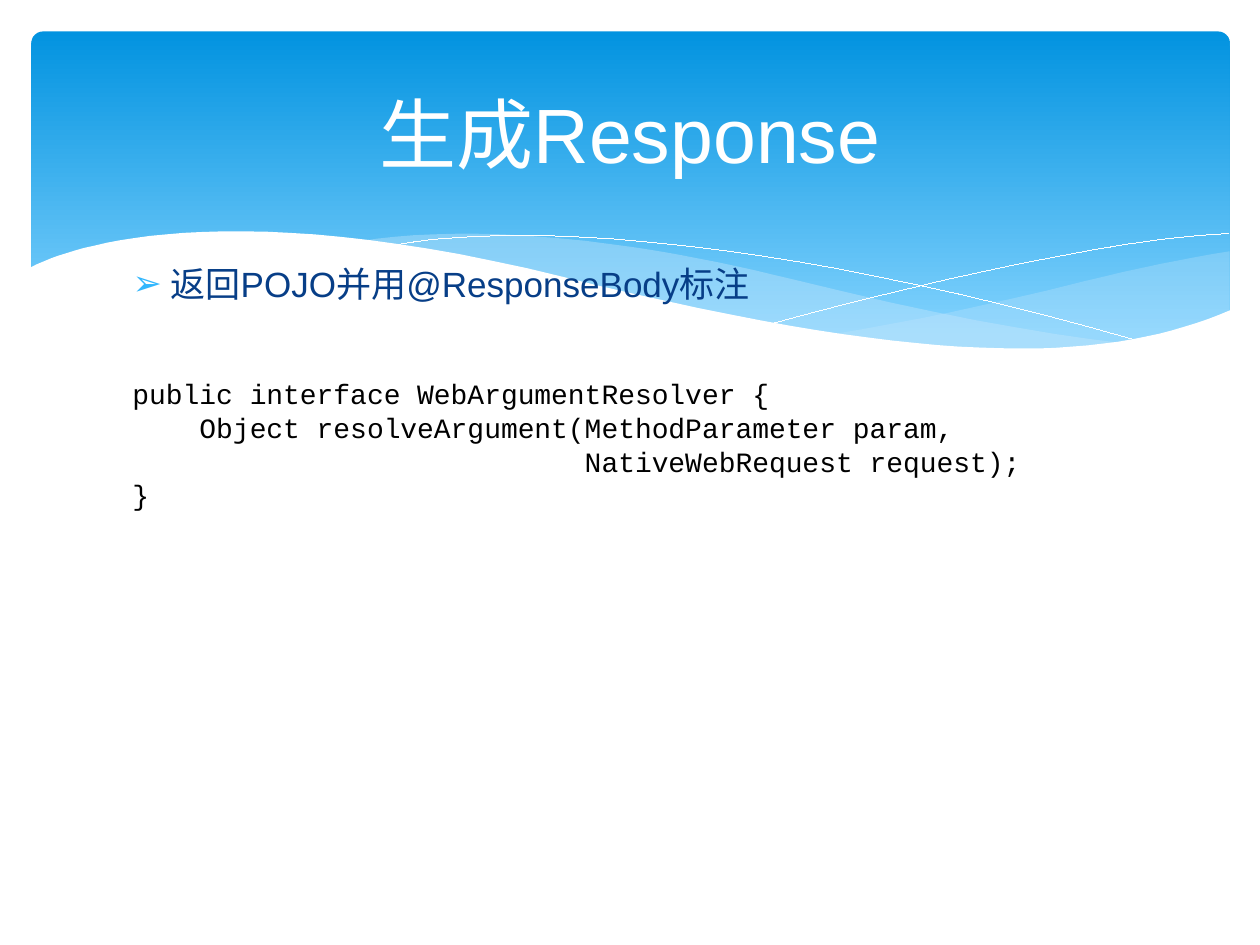
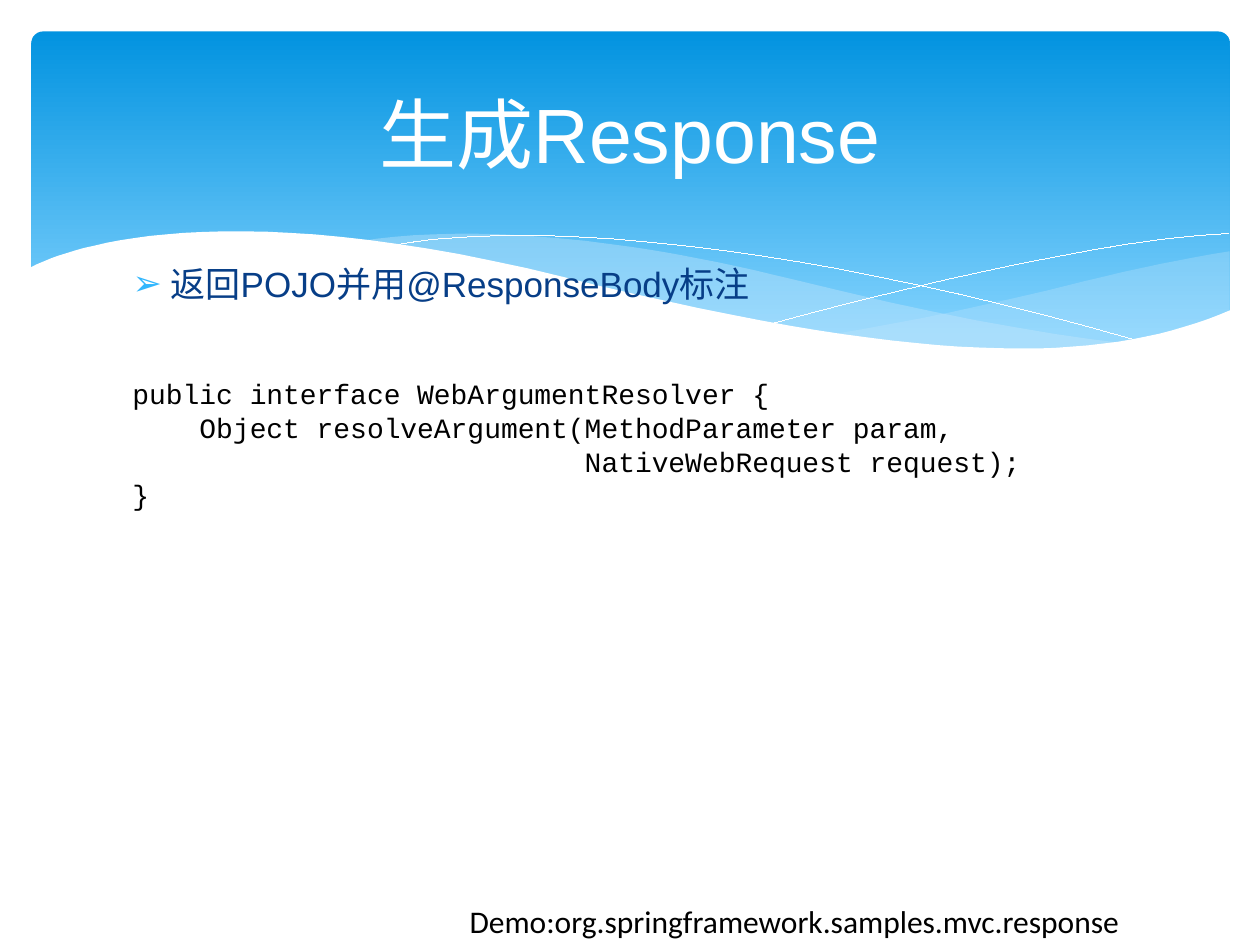
Before and after one commit to zjumty/spring-mvc-showcase, a slide deck: slide 14 of SpringMVC3.pptx. Drawn at 1260x945 pixels with LibreOffice and Linux fonts; fonts in the diff are those of the drawing. Boxes give left, top, right and bottom in pixels: in the first picture for what was removed or moved away, otherwise in the second. Text is boxed around its words. In the diff, an @@ line names an element or a change of style, - is before the commit and + after.

```diff
--- a/SpringMVC3.pptx
+++ b/SpringMVC3.pptx
@@ text added at [470, 911, 1119, 939], 18 pt, text #000000 @@
+Demo:org.springframework.samples.mvc.response
```
Also in this commit, not shown: 10 other slides changed, 3 slides added.
